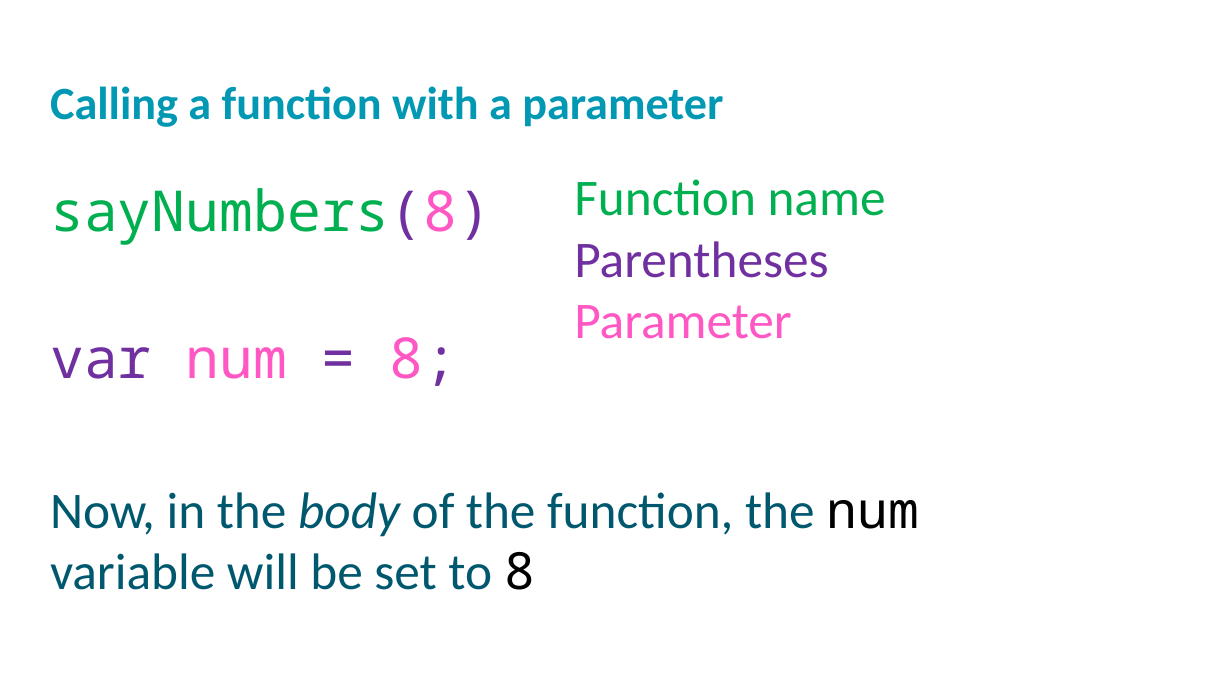
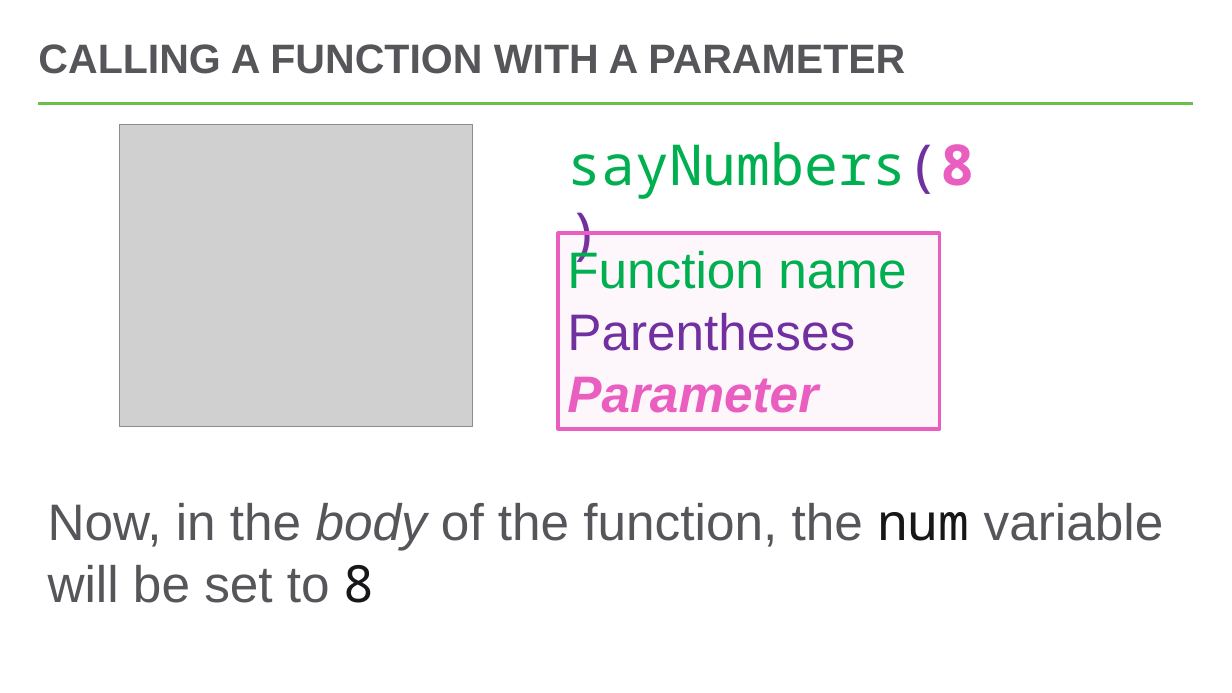
Before and after one commit to hytechclub/web-102, a slide deck: slide 8 of Week08/FunctionParameters.pptx (slide 11 before the commit). Drawn at 1232x693 pixels with LibreOffice and Linux fonts; fonts in the diff are those of the drawing; grey boxes stand for pictures; background and template pictures are left out. Boxes give left, top, right and bottom in pixels: in the first picture for what was removed or moved away, otherwise in the second. Text is boxed around its words. In the diff, an @@ line names an element or a change of style, - is before the commit and + after.

```diff
--- a/Week08/FunctionParameters.pptx
+++ b/Week08/FunctionParameters.pptx
@@ title "CALLING A FUNCTION WITH A ..." at (x1=38, y1=44, x2=905, y2=74): vertical alignment top to middle @@
@@ title at (x1=38, y1=44, x2=905, y2=74): text changed; size 36 to 32 pt; font Calibri to Arial; text colour #0098B2 to #56565A @@
-Calling a function with a parameter
+CALLING A FUNCTION WITH A PARAMETER
@@ line added from (39, 104) to (1194, 104), #54C8E8 2.25 pt @@
@@ picture added at (x1=119, y1=125, x2=472, y2=426) @@
@@ text added at (x1=567, y1=142, x2=974, y2=199), 44 pt, text #00B050 @@
+sayNumbers(8)
@@ text removed at (x1=50, y1=188, x2=491, y2=386) @@
-sayNumbers(8)
-var num = 8;
@@ rectangle "Function name" resized from (x1=574, y1=179, x2=886, y2=339) to (x1=558, y1=233, x2=939, y2=429) @@
@@ rectangle "Function name" at (x1=558, y1=233, x2=939, y2=429): font Calibri to Arial; text colour #FF57C3 to #E95EBE, bold on, italic on in "Parameter"; fill none to #E95EBE at 5% opacity; outline none to #E95EBE 2.75 pt @@
@@ text "Now, in the body of ..." moved from (x1=50, y1=492, x2=919, y2=590) to (x1=48, y1=503, x2=1164, y2=603) @@
@@ text "Now, in the body of ..." at (x1=48, y1=503, x2=1164, y2=603): font Calibri to Arial, text colour #00586E to #56565A; text colour #000000 to #171719 in "num 8" @@
```
Also in this commit, not shown: 7 other slides changed, 1 slide added, 4 slides removed, 2 other files.
